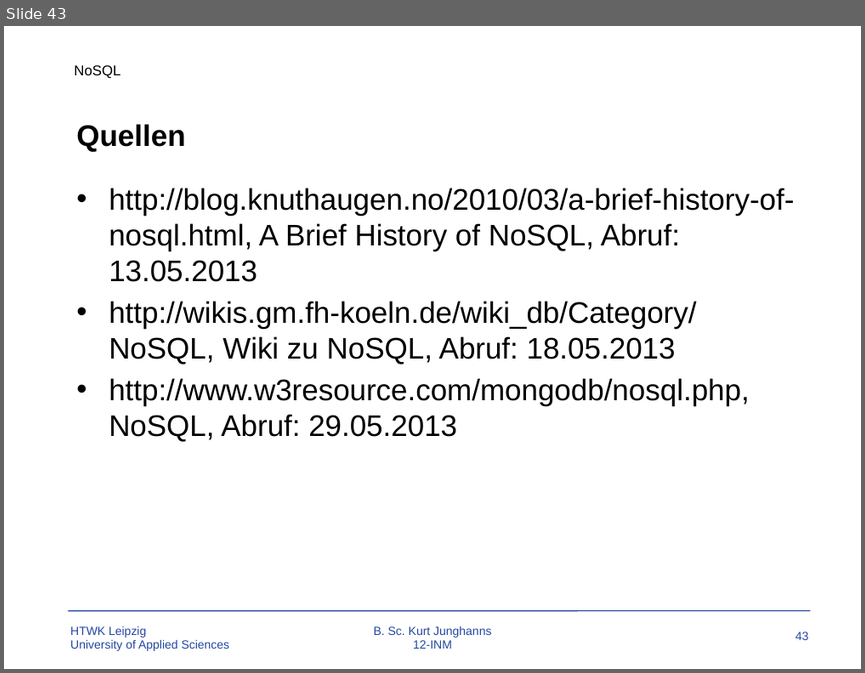
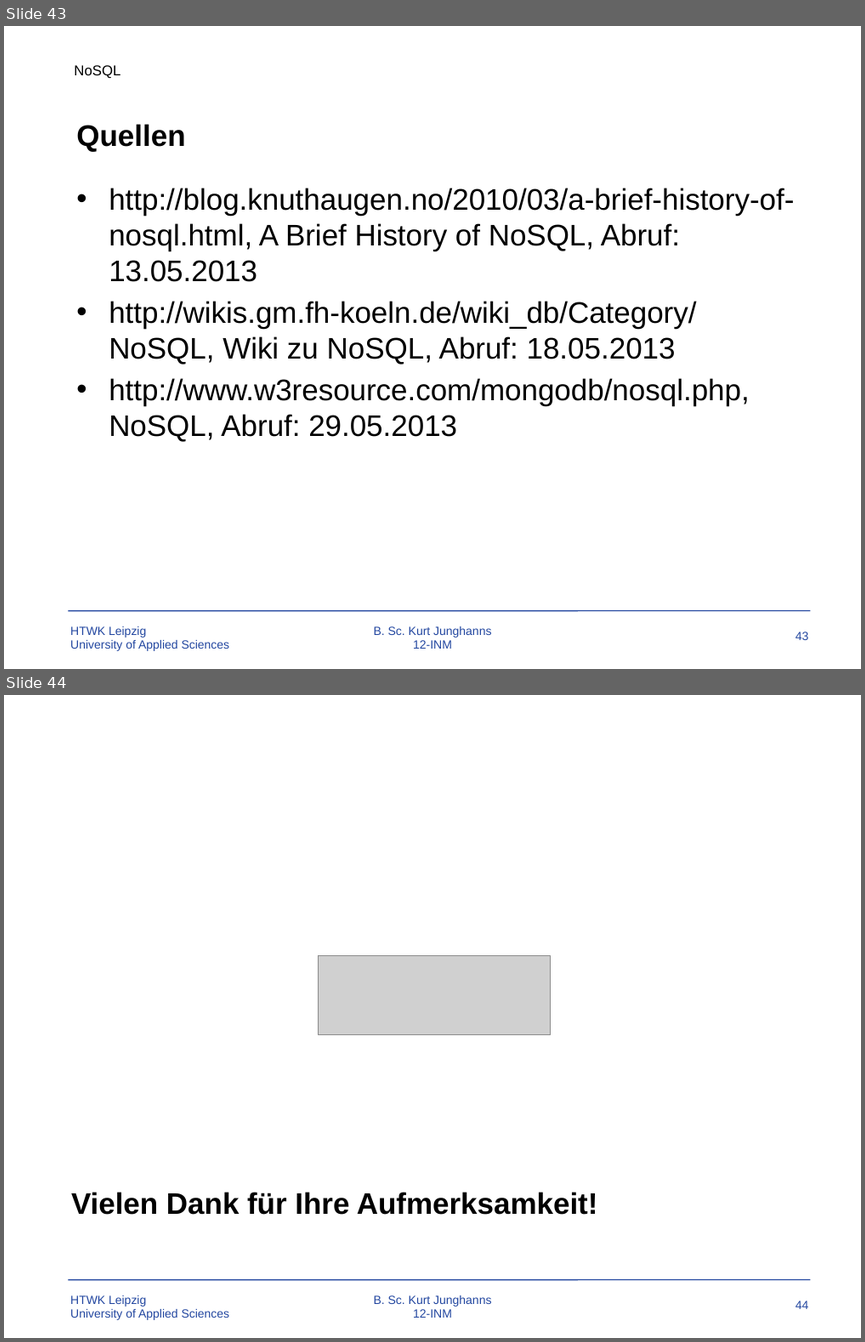
Before and after one commit to TBoonX/OS-Datenbanken, a slide deck: Praesentation.pptx. Shown one above the other, each under a label of ours: slide 43 before the commit, slides 43 and 44 after it. The pictures are 865x673 and 865x1342 pixels, drawn with LibreOffice and Linux fonts; fonts in the diff are those of the drawing; grey boxes stand for pictures; background and template pictures are left out. Boxes give left, top, right and bottom in pixels: in the first picture for what was removed or moved away, otherwise in the second. Text is boxed around its words. In the diff, an @@ line names an element or a change of style, - is before the commit and + after.

```diff
--- a/Praesentation.pptx
+++ b/Praesentation.pptx
@@ slide 44 added at (4,695,861,1338), background #FFFFFF; not listed: 4 template elements that a slide beside it also shows @@
@@ picture added at (318,955,550,1034) @@
@@ title added at (71,1191,598,1214), 25 pt, text #000000, bold @@
+Vielen Dank für Ihre Aufmerksamkeit!
```
Also in this commit, not shown: 7 slides changed, 1 other file.
